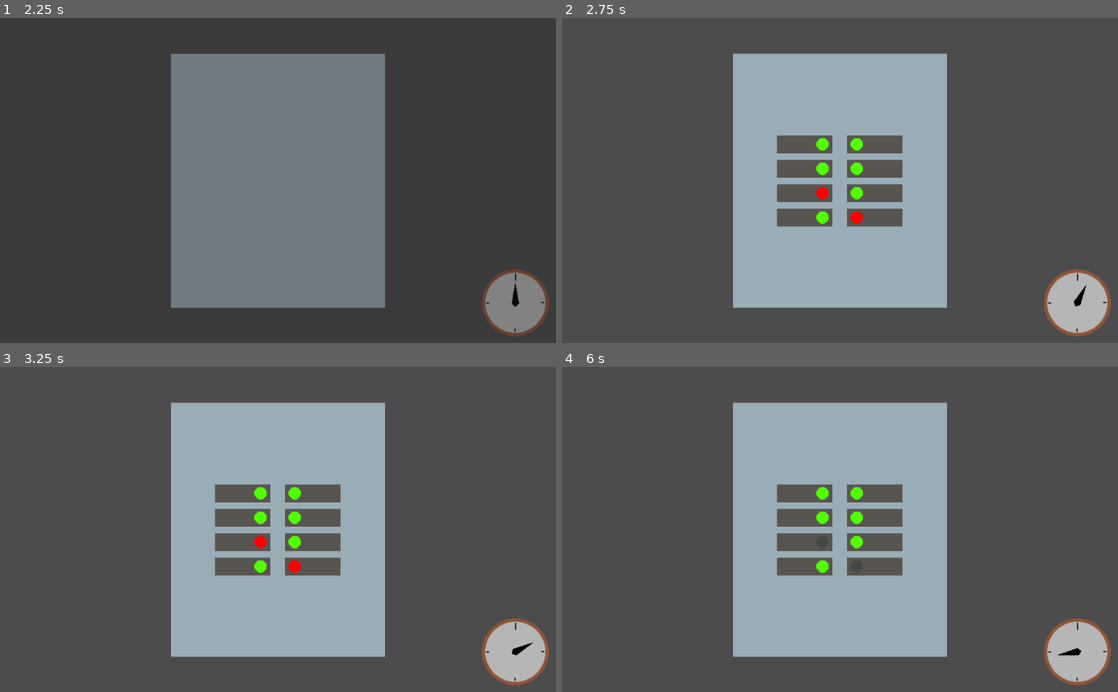
Above: before the commit, frames 1-4 (two rows, left to right).
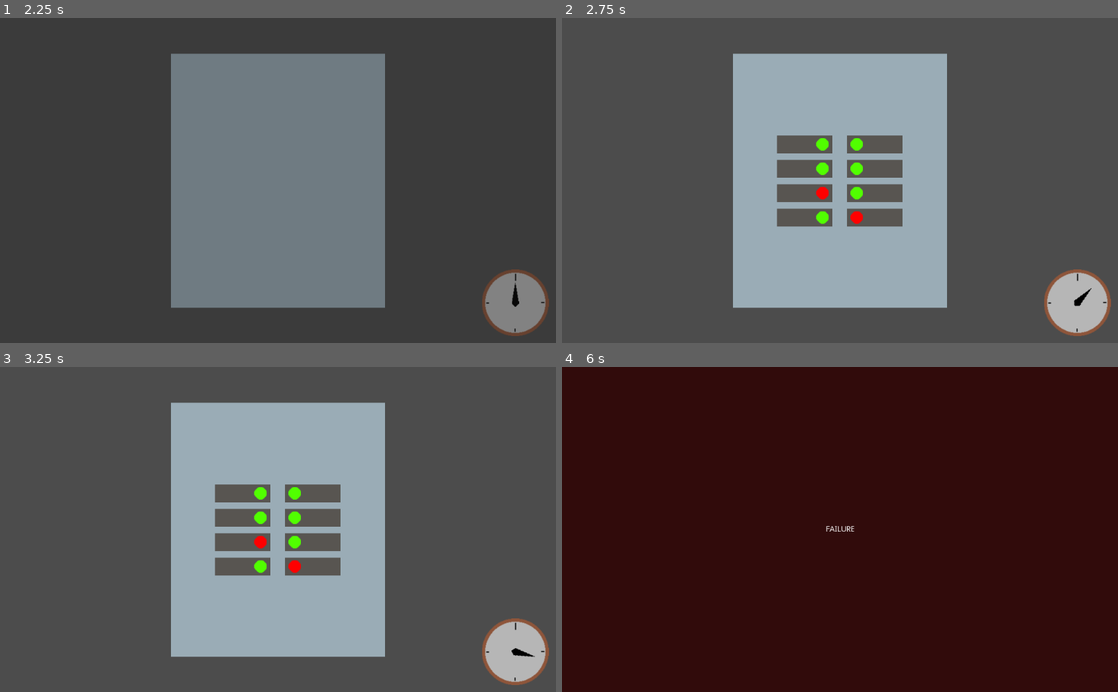
Above: after the commit, the same moments.

Repository: ericdsw/global_game_jam_2020
Game: Godot game, scene res://Game.tscn
Same seed, same stepped clock (60 frames per second), same inputs: the game is played once before the commit and once after it.
Inputs (mouse positions are in pixels of both pictures, inside the frame that each line leads up to):
- Up to frame 1 (2.25 s): click "Start Game" at 0.5 s; tap Enter (ui_accept) at 1.25, 1.52, 2 s; move the mouse to (400, 164) at 1.27 s; press the mouse at (400, 164) at 1.28 s; release the mouse at (400, 164) at 2 s; drag from (166, 196) to (250, 245) at 2.02 s
- Up to frame 2 (2.75 s): no input
- Up to frame 3 (3.25 s): tap Enter (ui_accept) at 2.75 s; move the mouse to (333, 458) at 2.77 s; press the mouse at (333, 458) at 2.78 s
- Up to frame 4 (6 s): release the mouse at (895, 458) at 3.5 s; drag from (812, 594) to (823, 516) at 3.52 s; move the mouse to (1006, 578) at 4.27 s; press the mouse at (1006, 578) at 4.28 s; tap Enter (ui_accept) at 4.52 s; release the mouse at (1006, 578) at 5 s; drag from (673, 480) to (823, 542) at 5.02 s; move the mouse to (867, 529) at 5.77 s; press the mouse at (867, 529) at 5.78 s

Frame 1 is identical in both runs. In frame 2, less than 0.1% of the frame differs, in the area x 92-96%, y 82-89%; in frame 3, less than 0.1%; in frame 4, 100%, in the area x 0-100%, y 0-100%.

Commit message:
Add all minigames to Game.tscn

Diff:
--- a/Game.tscn
+++ b/Game.tscn
@@ -4,7 +4,7 @@
 
 [node name="Game" type="Node2D"]
 script = ExtResource( 1 )
-minigames = [ "res://Screens/MiniGames/BreakerFix/BreakerFixMinigame.tscn" ]
+minigames = [ "res://Screens/MiniGames/BreakerFix/BreakerFixMinigame.tscn", "res://Screens/MiniGames/BrokenMarriage/BrokenMarriageMinigame.tscn", "res://Screens/MiniGames/DragTheCubes/DragTheCubes.tscn", "res://Screens/MiniGames/FixCar/FixCarMinigame.tscn", "res://Screens/MiniGames/FixTV/FixTVMinigame.tscn", "res://Screens/MiniGames/RotatePortrait/RotatePortraitMinigame.tscn" ]
 
 [node name="Camera2D" type="Camera2D" parent="."]
 current = true
--- a/Screens/MiniGames/BreakerFix/BreakerFixMinigame.tscn
+++ b/Screens/MiniGames/BreakerFix/BreakerFixMinigame.tscn
@@ -6,7 +6,7 @@
 
 [node name="BreakerFixMinigame" instance=ExtResource( 1 )]
 script = ExtResource( 2 )
-duration = 5.0
+duration = 3.0
 
 [node name="Sprite" type="Sprite" parent="." index="1"]
 texture = ExtResource( 3 )
--- a/Screens/MiniGames/DragTheCubes/DragTheCubes.tscn
+++ b/Screens/MiniGames/DragTheCubes/DragTheCubes.tscn
@@ -6,7 +6,7 @@
 
 [node name="DragTheCubes" instance=ExtResource( 1 )]
 script = ExtResource( 2 )
-duration = 100.0
+duration = 3.0
 instructions = "DRAG!!!"
 
 [node name="Sprite" type="Sprite" parent="." index="1"]
--- a/Screens/MiniGames/FixCar/FixCarMinigame.tscn
+++ b/Screens/MiniGames/FixCar/FixCarMinigame.tscn
@@ -26,8 +26,7 @@
 "values": [ ExtResource( 7 ), ExtResource( 8 ) ]
 }
 
-[sub_resource type="Animation" id=1]
-resource_name = "kick"
+[sub_resource type="Animation" id=2]
 length = 0.2
 step = 0.02
 tracks/0/type = "value"
@@ -78,7 +77,7 @@
 texture = ExtResource( 6 )
 
 [node name="AnimationPlayer" type="AnimationPlayer" parent="Leg" index="0"]
-anims/kick = SubResource( 1 )
+anims/kick = SubResource( 2 )
 
 [node name="Thief" type="Sprite" parent="." index="5"]
 position = Vector2( 149.954, 132.259 )
Not shown: 2 places in Screens/MiniGames/FixCar/FixCarMinigame.tscn that only renumber resources
